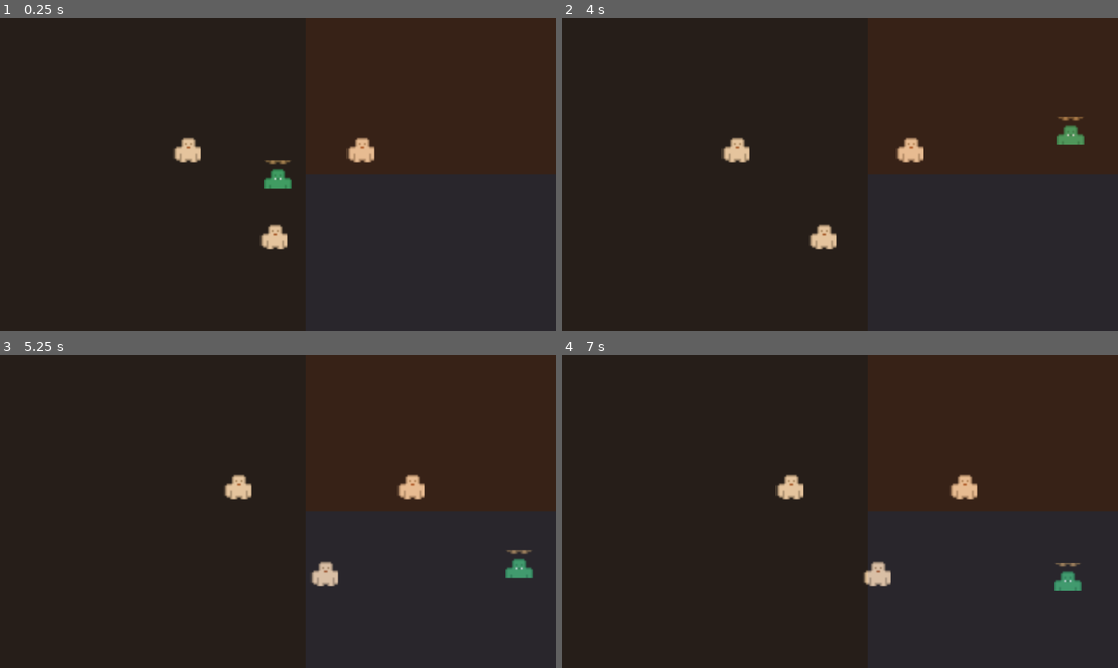
Above: before the commit, frames 1-4 (two rows, left to right).
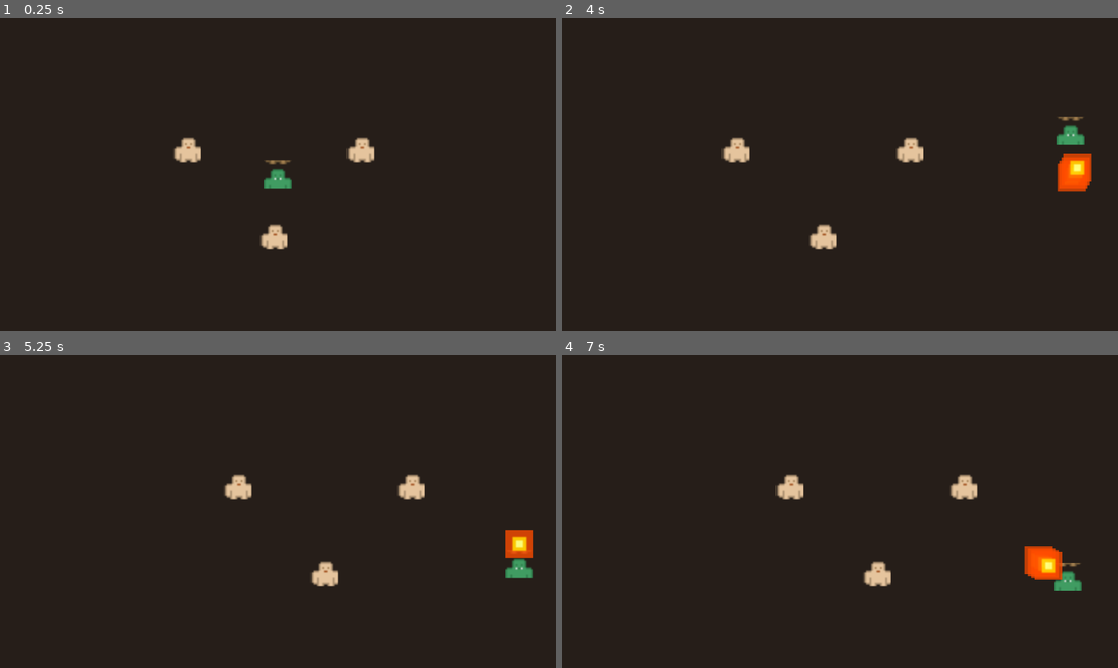
Above: after the commit, the same moments.

Repository: dcsepke-byte/slime-survivor
Game: Godot game, scene res://scenes/main.tscn
The game is run twice, just before and just after one commit, with the same random seed, the same clock (stepped at 60 frames per second) and the same inputs.
Inputs (mouse positions are in pixels of both pictures, inside the frame that each line leads up to):
- Up to frame 1 (0.25 s): no input
- Up to frame 2 (4 s): move the mouse to (962, 158) at 0.52 s; hold Right (ui_right) 0.53-1.25 s; hold Shift 0.53-1.25 s; click (962, 158) at 0.67 s; tap Space at 0.77, 3.77 s; drag from (728, 190) to (1106, 127) at 1.27 s; move the mouse to (895, 105) at 2.02 s; hold Right (ui_right) 2.03-2.75 s; hold Shift 2.03-2.75 s; drag from (812, 237) to (673, 127) at 2.77 s; move the mouse to (1006, 221) at 3.52 s; hold Left (ui_left) from 3.53 s (still down); hold Shift from 3.53 s (still down)
- Up to frame 3 (5.25 s): release Left (ui_left) at 4.25 s; release Shift at 4.25 s; drag from (111, 464) to (444, 574) at 4.27 s; move the mouse to (305, 511) at 5.02 s; hold Down (ui_down) from 5.03 s (still down); hold Shift from 5.03 s (still down); click (305, 511) at 5.17 s
- Up to frame 4 (7 s): release Down (ui_down) at 5.75 s; release Shift at 5.75 s; drag from (756, 433) to (728, 527) at 5.77 s; move the mouse to (962, 495) at 6.52 s; hold Up (ui_up) from 6.53 s (still down); hold Shift from 6.53 s (still down); tap Space at 6.77 s

The runs differ from the first frame. In frame 2, 0.7% of the frame differs, in the area x 89-96%, y 43-56%; in frame 3, 0.4%; in frame 4, 0.7%.

Commit message:
fix: Dash friert nicht mehr ein, Feuerball sichtbar (16px Glow), Multi-Touch Joystick

Diff:
--- a/scripts/fireball.gd
+++ b/scripts/fireball.gd
@@ -1,5 +1,5 @@
 extends Area2D
-## Fireball projectile — flies in direction, damages enemies, self-damage possible
+## Feuerball — sichtbarer Feuerball mit Kollision
 
 const SPEED := 400.0
 const LIFETIME := 2.0
@@ -8,9 +8,39 @@
 var _life := 0.0
 
 
+func _ready() -> void:
+	# Zeichne einen sichtbaren Kreis
+	var sprite := Sprite2D.new()
+	sprite.texture = _make_fire_texture()
+	sprite.scale = Vector2(2, 2)
+	add_child(sprite)
+	# Kollision
+	var col := CollisionShape2D.new()
+	var shape := CircleShape2D.new()
+	shape.radius = 12.0
+	col.shape = shape
+	add_child(col)
+
+
+func _make_fire_texture() -> ImageTexture:
+	var img := Image.create(16, 16, false, Image.FORMAT_RGBA8)
+	img.fill(Color(1, 0.3, 0, 0.8))
+	# Heller Kern
+	for x in range(4, 12):
+		for y in range(4, 12):
+			img.set_pixel(x, y, Color(1, 0.8, 0, 1))
+	# Weißer Hotspot
+	for x in range(6, 10):
+		for y in range(6, 10):
+			img.set_pixel(x, y, Color(1, 1, 0.5, 1))
+	return ImageTexture.create_from_image(img)
+
+
 func _physics_process(delta: float) -> void:
 	position += direction * SPEED * delta
 	_life += delta
+	# Verblassen
+	modulate.a = 1.0 - (_life / LIFETIME)
 	if _life > LIFETIME:
 		queue_free()
 
@@ -20,5 +50,5 @@
 		body.take_damage(1)
 		queue_free()
 	elif body.is_in_group("player"):
-		body.take_damage(1)  # Selbstschaden!
+		body.take_damage(1)
 		queue_free()
--- a/scripts/mobile_ui.gd
+++ b/scripts/mobile_ui.gd
@@ -1,16 +1,13 @@
 extends CanvasLayer
-## Mobile Screen-Zonen-Steuerung
-## Linke Hälfte = Joystick-Zone | Rechte Hälfte = Aktionen-Zone
 
 var joystick_active := false
 var joystick_center := Vector2.ZERO
 var joystick_radius := 80.0
 var movement_vector := Vector2.ZERO
+var last_touch_id := -1
 
 @onready var joystick_bg: ColorRect = $JoystickBG
 @onready var joystick_knob: ColorRect = $JoystickBG/Knob
-@onready var zone_fire: ColorRect = $ZoneFire
-@onready var zone_dash: ColorRect = $ZoneDash
 
 signal fire_pressed
 signal dash_pressed
@@ -18,15 +15,6 @@
 
 func _ready() -> void:
 	joystick_bg.visible = false
-	_resize_zones()
-
-
-func _resize_zones() -> void:
-	var vs: Vector2 = get_viewport().get_visible_rect().size
-	zone_fire.size = Vector2(vs.x * 0.45, vs.y * 0.5)
-	zone_fire.position = Vector2(vs.x * 0.55, 0)
-	zone_dash.size = Vector2(vs.x * 0.45, vs.y * 0.5)
-	zone_dash.position = Vector2(vs.x * 0.55, vs.y * 0.5)
 
 
 func _input(event: InputEvent) -> void:
@@ -36,27 +24,29 @@
 	if event is InputEventScreenTouch:
 		if event.pressed:
 			if event.position.x < mid_x:
-				# LINKE Zone = Joystick
+				# LINKE Zone = Joystick — merke Touch-ID für Multi-Touch
 				joystick_active = true
+				last_touch_id = event.index
 				joystick_center = event.position
 				joystick_bg.position = joystick_center - Vector2(joystick_radius, joystick_radius)
 				joystick_bg.visible = true
 				_update_joystick(event.position)
 			else:
-				# RECHTE Zone = Aktionen
+				# RECHTE Zone = Aktionen (eigener Touch, stört Joystick nicht)
 				if event.position.y < vs.y * 0.5:
 					fire_pressed.emit()
 				else:
 					dash_pressed.emit()
 		else:
-			# Loslassen
-			if joystick_active:
+			# Loslassen — nur wenn ES der Joystick-Touch war
+			if event.index == last_touch_id:
 				joystick_active = false
 				joystick_bg.visible = false
 				movement_vector = Vector2.ZERO
 				joystick_knob.position = Vector2(joystick_radius, joystick_radius)
+				last_touch_id = -1
 
-	elif event is InputEventScreenDrag and joystick_active:
+	elif event is InputEventScreenDrag and joystick_active and event.index == last_touch_id:
 		_update_joystick(event.position)
 
 
Not shown, changed: build/web/index.html
Not shown, changed: build/web/index.pck
